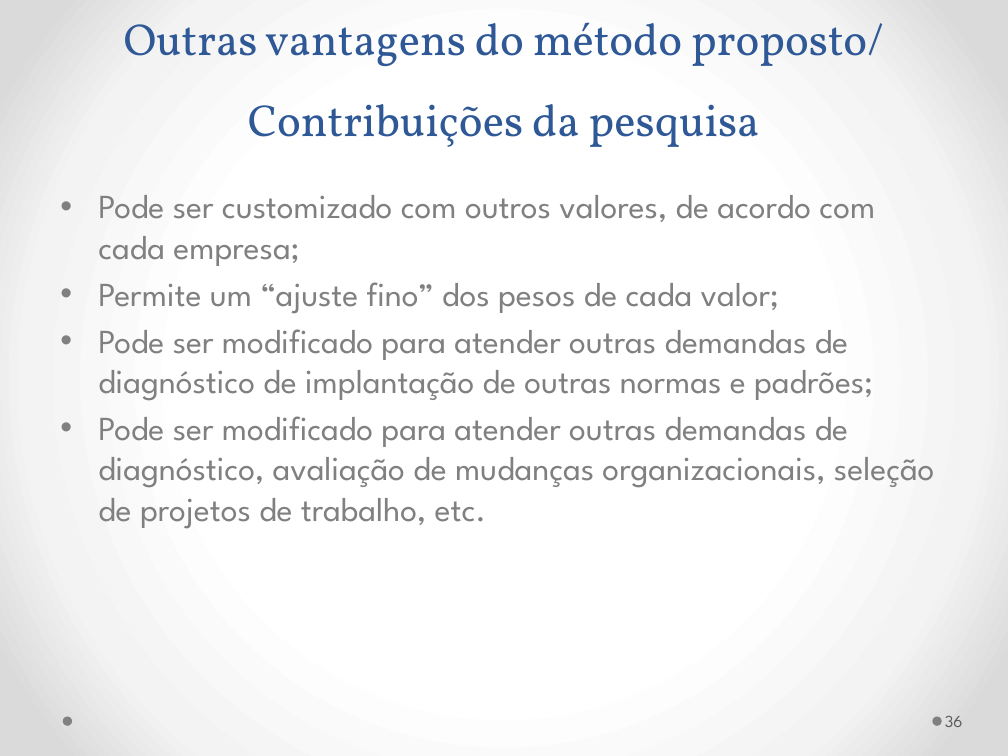
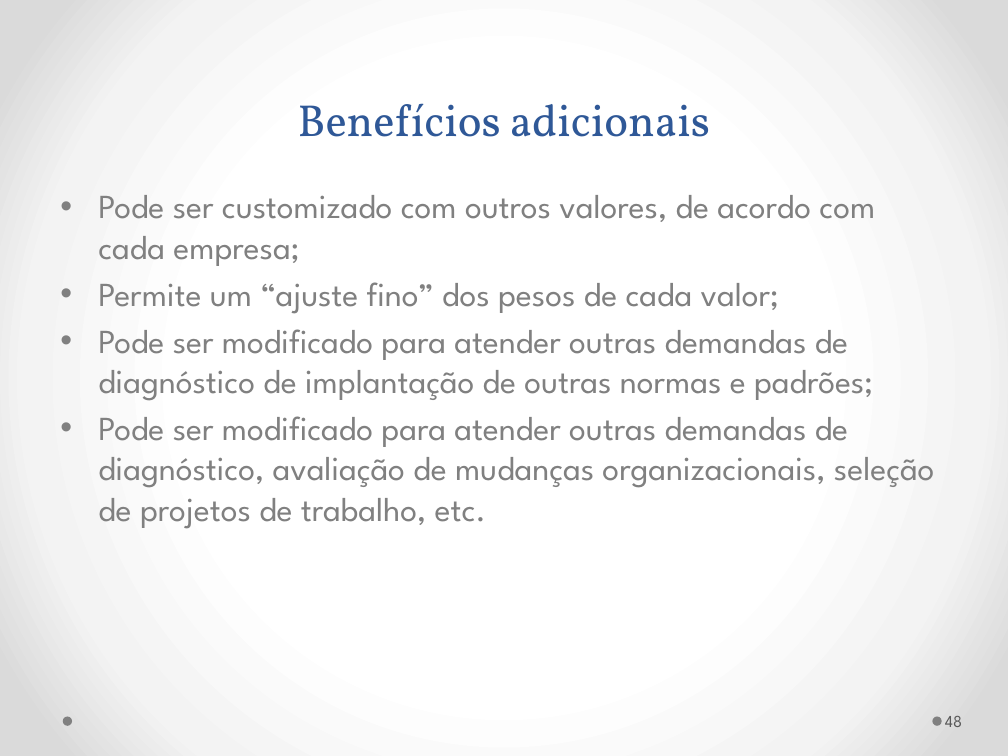
Before and after one commit to gmafonso/mestrado, a slide deck: slide 48 of Seminário/Seminário Dissertação Gladistone 2.pptx (slide 36 before the commit). Drawn at 1008x756 pixels with LibreOffice and Linux fonts; fonts in the diff are those of the drawing. Boxes give left, top, right and bottom in pixels: in the first picture for what was removed or moved away, otherwise in the second. Text is boxed around its words. In the diff, an @@ line names an element or a change of style, - is before the commit and + after.

```diff
--- a/Seminário/Seminário Dissertação Gladistone 2.pptx
+++ b/Seminário/Seminário Dissertação Gladistone 2.pptx
@@ title at (x1=298, y1=103, x2=710, y2=137): text changed @@
-Outras vantagens do método proposto/
-Contribuições da pesquisa
+Benefícios adicionais
@@ page number at (x1=945, y1=716, x2=962, y2=727): text changed @@
-36
+48
```
Also in this commit, not shown: 7 other slides changed, 14 slides added, 1 slide removed, 7 other files.
